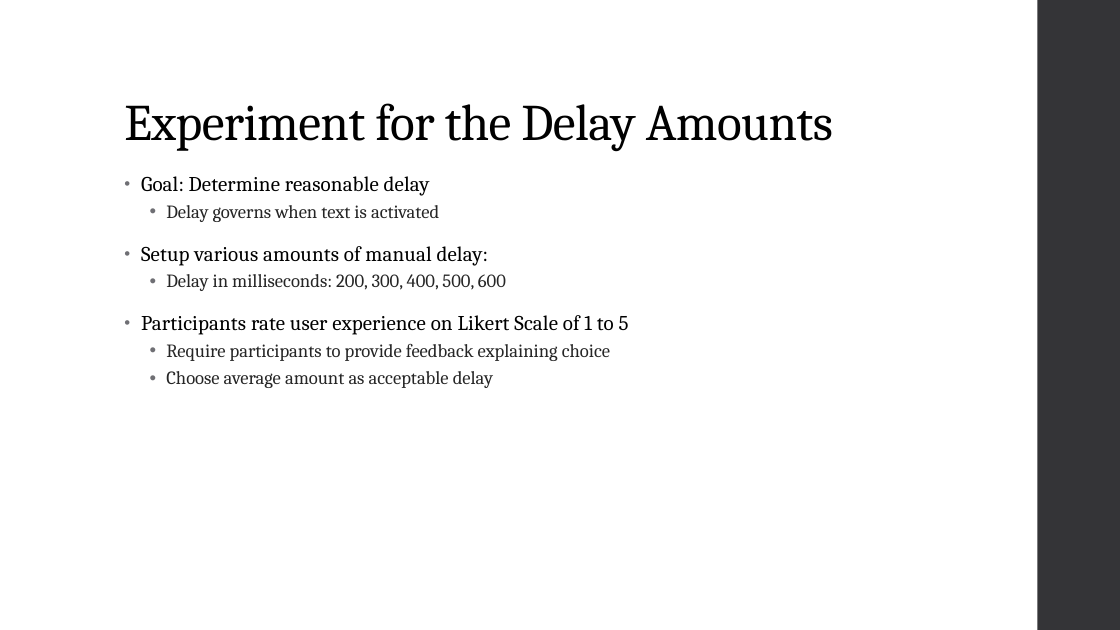
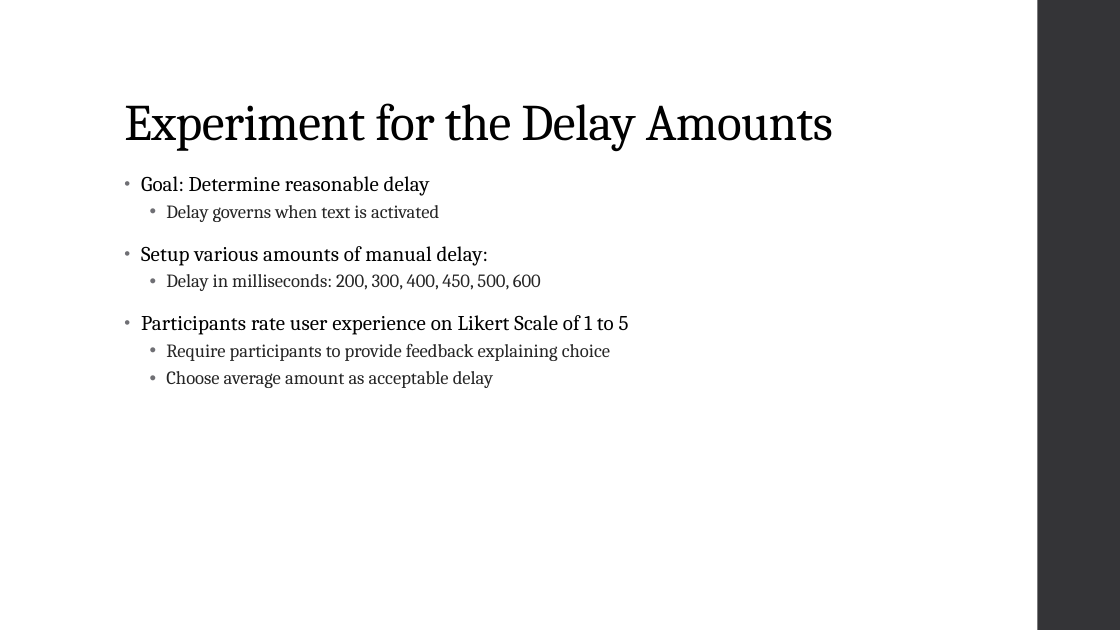
Before and after one commit to diederichk/StepCounter, a slide deck: slide 17 of FinalPresentation/FinalPresentation-v2.pptx. Drawn at 1120x630 pixels with LibreOffice and Linux fonts; fonts in the diff are those of the drawing. Boxes give left, top, right and bottom in pixels: in the first picture for what was removed or moved away, otherwise in the second. Text is boxed around its words. In the diff, an @@ line names an element or a change of style, - is before the commit and + after.

```diff
--- a/FinalPresentation/FinalPresentation-v2.pptx
+++ b/FinalPresentation/FinalPresentation-v2.pptx
@@ text at (166,274,541,291): text changed @@
-  • Delay in milliseconds: 200, 300, 400, 500, 600
+  • Delay in milliseconds: 200, 300, 400, 450, 500, 600
```
Also in this commit, not shown: 4 other slides changed.
